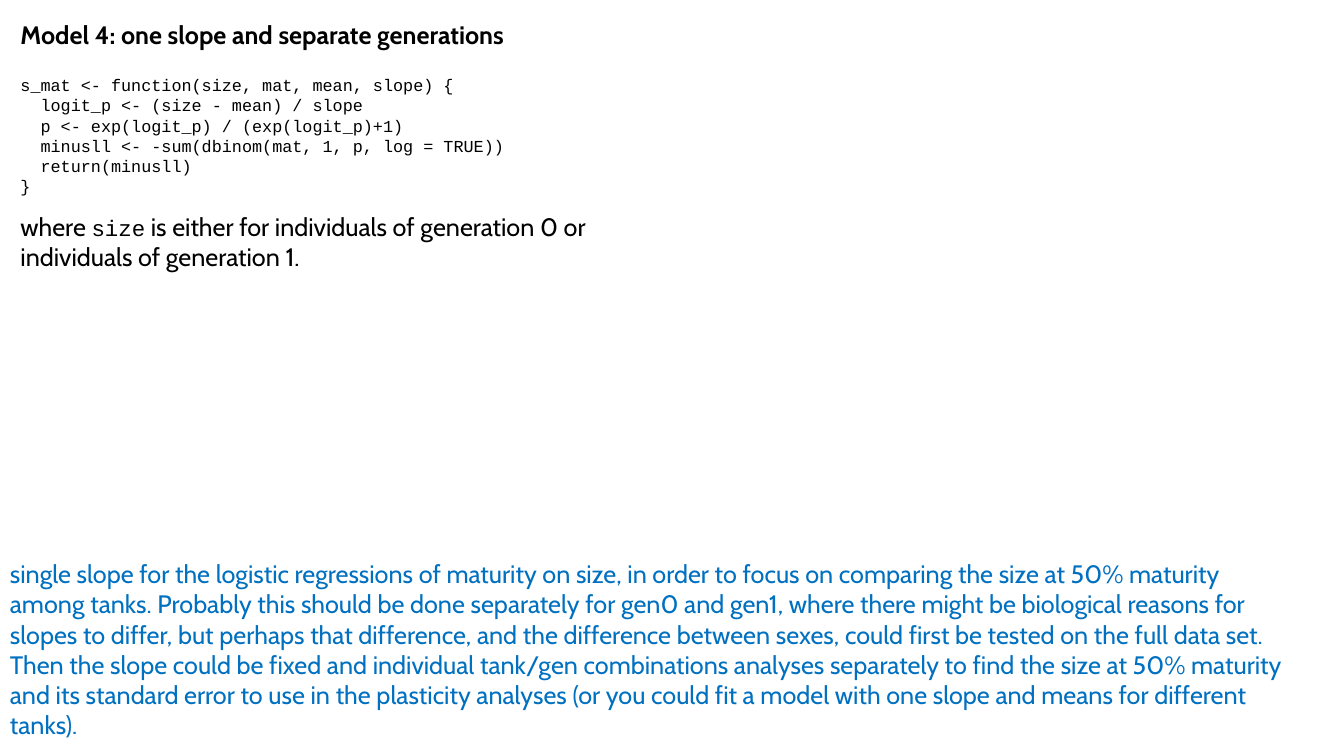
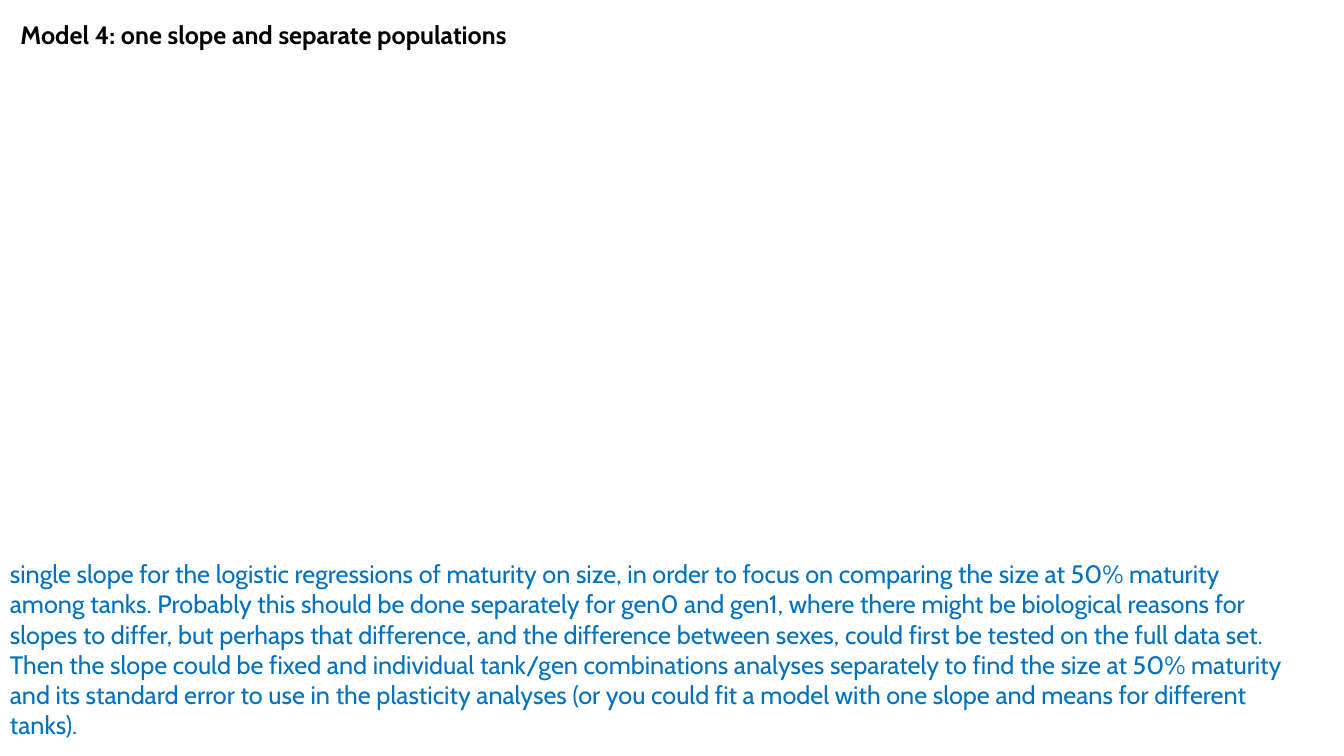
Before and after one commit to sam0per/Littorina_CZ_offspring, a slide deck: slide 10 of docs/Littorina_offspring_size_maturity.pptx. Drawn at 1344x756 pixels with LibreOffice and Linux fonts; fonts in the diff are those of the drawing. Boxes give left, top, right and bottom in pixels: in the first picture for what was removed or moved away, otherwise in the second. Text is boxed around its words. In the diff, an @@ line names an element or a change of style, - is before the commit and + after.

Commit message:
model with 2 means and 1 slope

```diff
--- a/docs/Littorina_offspring_size_maturity.pptx
+++ b/docs/Littorina_offspring_size_maturity.pptx
@@ text at [20, 25, 506, 50]: text changed @@
-Model 4: one slope and separate generations
+Model 4: one slope and separate populations
@@ text removed at [20, 79, 503, 176] @@
-s_mat <- function(size, mat, mean, slope) {
-logit_p <- (size - mean) / slope
-p <- exp(logit_p) / (exp(logit_p)+1)
-minusll <- -sum(dbinom(mat, 1, p, log = TRUE))
-return(minusll)
-}
@@ text removed at [20, 217, 586, 272] @@
-where size is either for individuals of generation 0 or individuals of generation 1.
```
Also in this commit, not shown: 1 other slide changed, 1 other file.
